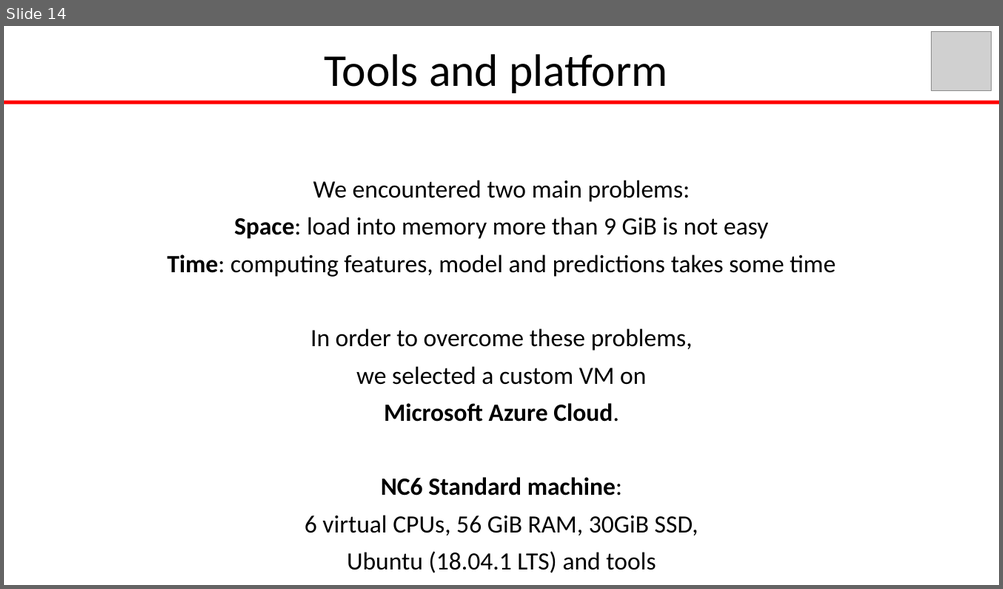
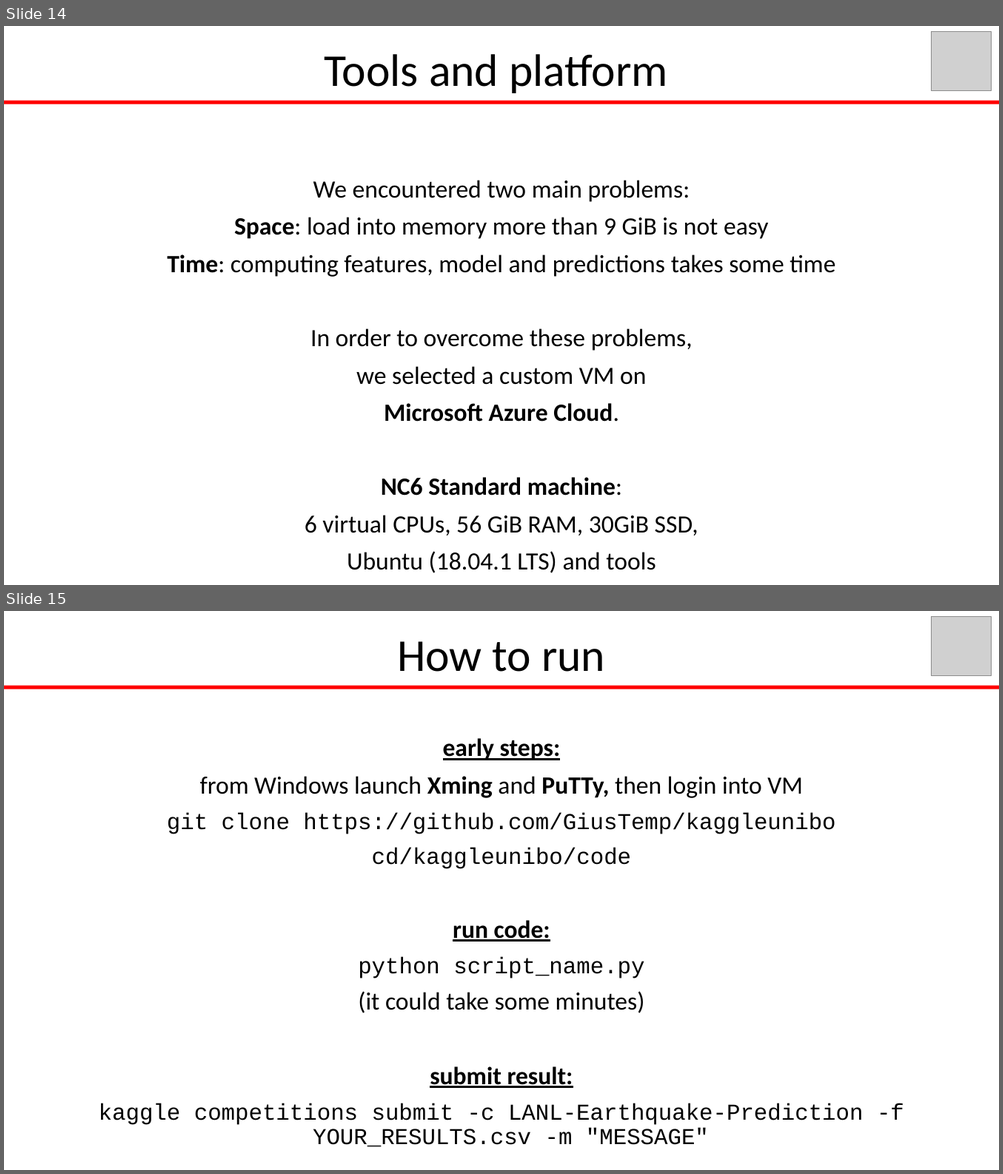
Before and after one commit to GiusTemp/kaggleunibo, a slide deck: slides/earthquakePrediction.pptx. Shown one above the other, each under a label of ours: slide 14 before the commit, slides 14 and 15 after it. The pictures are 1003x589 and 1003x1174 pixels, drawn with LibreOffice and Linux fonts; fonts in the diff are those of the drawing; grey boxes stand for pictures; background and template pictures are left out. Boxes give left, top, right and bottom in pixels: in the first picture for what was removed or moved away, otherwise in the second. Text is boxed around its words. In the diff, an @@ line names an element or a change of style, - is before the commit and + after.

```diff
--- a/slides/earthquakePrediction.pptx
+++ b/slides/earthquakePrediction.pptx
@@ slide 15 added at (x1=4, y1=611, x2=999, y2=1170), background picture (left out) @@
@@ picture added at (x1=931, y1=616, x2=991, y2=676) @@
@@ text added at (x1=397, y1=641, x2=605, y2=672), 44 pt, text #000000 @@
+How to run
@@ rectangle added at (x1=4, y1=686, x2=999, y2=689), fill #FF0000 @@
@@ text added at (x1=99, y1=738, x2=904, y2=1147), 22 pt, text #000000 @@
+early steps:
+from Windows launch Xming and PuTTy, then login into VM
+git clone https://github.com/GiusTemp/kaggleunibo
+cd/kaggleunibo/code
+run code:
+python script_name.py
+(it could take some minutes)
+submit result:
+kaggle competitions submit -c LANL-Earthquake-Prediction -f YOUR_RESULTS.csv -m "MESSAGE"
```
Also in this commit, not shown: 8 other files.
